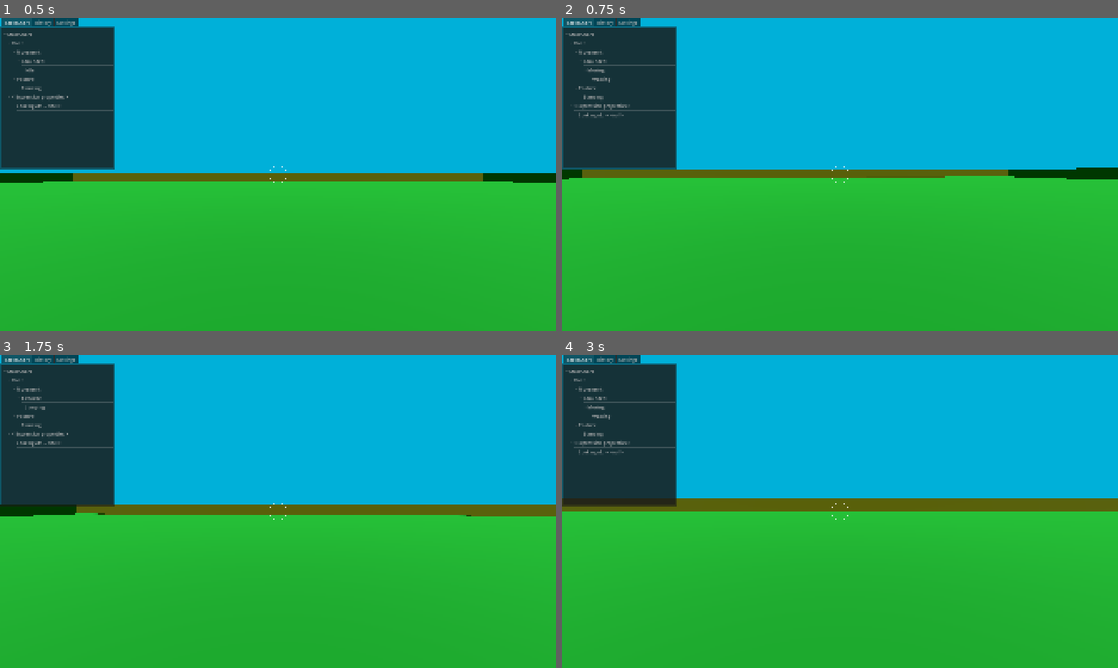
Above: before the commit, frames 1-4 (two rows, left to right).
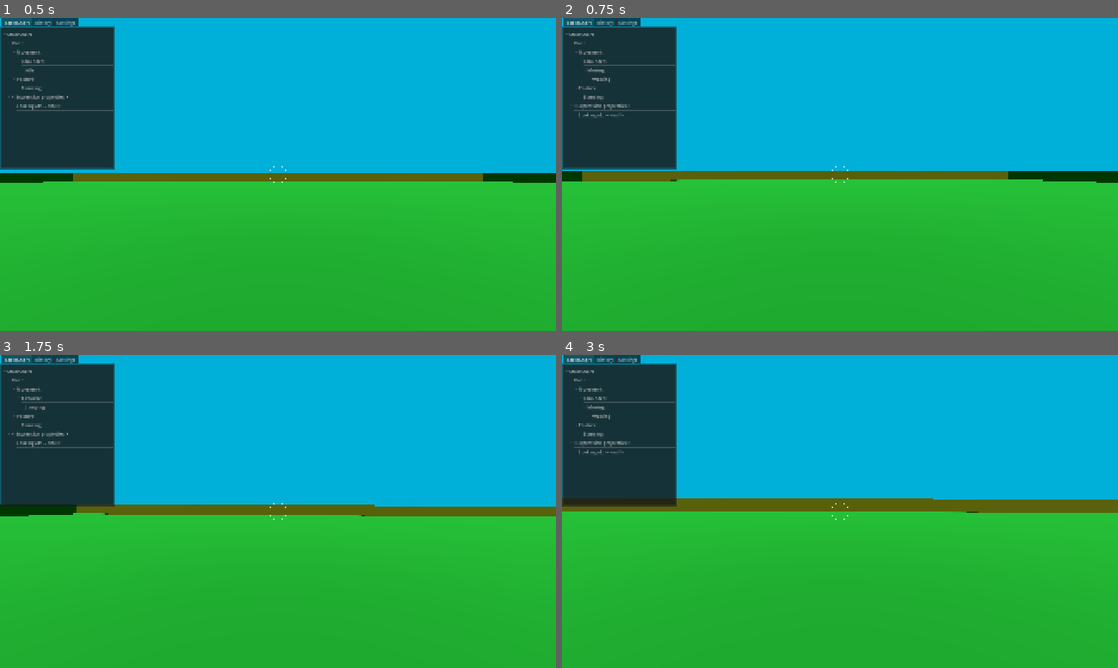
Above: after the commit, the same moments.

Repository: janisl/rpg-core
Game: Godot game, scene res://systems/main_scene.tscn
Same seed, same stepped clock (60 frames per second), same inputs: the game is played once before the commit and once after it.
Inputs (mouse positions are in pixels of both pictures, inside the frame that each line leads up to):
- Up to frame 1 (0.5 s): no input
- Up to frame 2 (0.75 s): tap Enter at 0.5 s; move the mouse to (867, 174) at 0.52 s; hold W (forward) from 0.53 s (still down); hold Z (test) from 0.53 s (still down)
- Up to frame 3 (1.75 s): keep holding W (forward); tap Space (jump) at 0.77, 1.52 s; move the mouse to (250, 511) at 1.27 s; release Z (test) at 1.28 s; tap Shift (crouch) at 1.35 s; tap Z (test) at 1.55 s
- Up to frame 4 (3 s): keep holding W (forward); move the mouse to (851, 505) at 2.02 s; hold Ctrl (sprint) 2.03-2.78 s; tap Z (test) at 2.3, 2.85 s; move the mouse to (834, 517) at 2.77 s

Frame 1 is identical in both runs. In frame 2, 1.2% of the frame differs, in the area x 0-100%, y 47-53%; in frame 3, 0.3%; in frame 4, 0.3%.

Commit message:
Add support for damage kick effect.

Diff:
--- a/actors/player/camera_effects.gd
+++ b/actors/player/camera_effects.gd
@@ -15,8 +15,16 @@
 @export var enable_fall_kick := true
 @export var fall_time := 0.3
 
+@export_group("Damage kick")
+@export var enable_damage_kick := true
+@export var damage_time := 0.3
+
 var _fall_value := 0.0
 var _fall_timer := 0.0
+
+var _damage_pitch := 0.0
+var _damage_roll := 0.0
+var _damage_timer := 0.0
 
 
 func _process(delta: float) -> void:
@@ -25,7 +33,23 @@
 
 func _unhandled_input(event: InputEvent) -> void:
 	if event.is_action_pressed("test"):
-		add_fall_kick(2.0)
+		add_damage_kick(2.0, 2.0, Vector3.ZERO)
+
+
+func add_fall_kick(fall_strength: float) -> void:
+	_fall_value = deg_to_rad(fall_strength)
+	_fall_timer = fall_time
+
+
+func add_damage_kick(pitch: float, roll: float, source: Vector3) -> void:
+	var forward := global_transform.basis.z
+	var right := global_transform.basis.x
+	var direction = global_position.direction_to(source)
+	var forward_dot = direction.dot(forward)
+	var right_dot = direction.dot(right)
+	_damage_pitch = deg_to_rad(pitch) * forward_dot
+	_damage_roll = deg_to_rad(roll) * right_dot
+	_damage_timer = damage_time
 
 
 func _calcuate_view_offset(delta: float) -> void:
@@ -33,6 +57,7 @@
 		return
 
 	_fall_timer -= delta
+	_damage_timer -= delta
 
 	var velocity := player.velocity
 
@@ -57,10 +82,10 @@
 		angles.x -= fall_kick_amount
 		offset.y -= fall_kick_amount
 
+	if enable_damage_kick:
+		var damage_ratio = max(0.0, _damage_timer / damage_time)
+		angles.x -= damage_ratio * _damage_pitch
+		angles.z -= damage_ratio * _damage_roll
+
 	position = offset
 	rotation = angles
-
-
-func add_fall_kick(fall_strength: float) -> void:
-	_fall_value = deg_to_rad(fall_strength)
-	_fall_timer = fall_time
